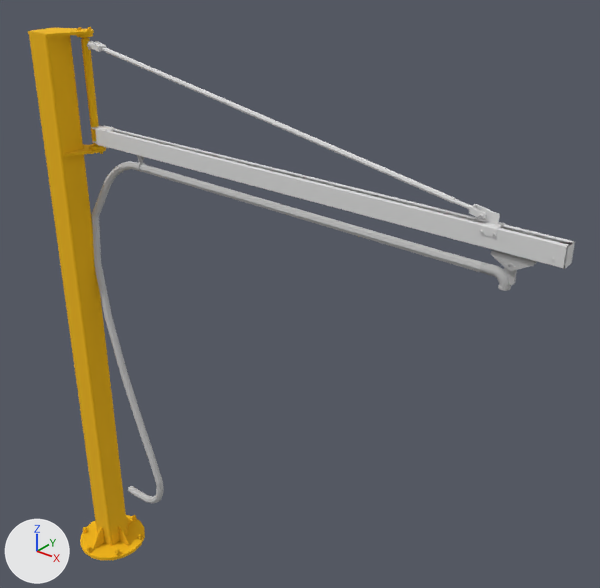
What one commit did to the FBX model models/aardwolf_all_part_Over Braced Jib Crane - 3m-125kg@p1_-90_-141_0@p2_2956_-141_3105.fbx.
Camera for both pictures: a 50 mm lens placed at (4.31, -3.03, 4.58), pointed at (1.56, 0.4, 2.45). The axes (+X, +Y, +Z) are drawn at lower left. The lights are the same throughout. The picture after the commit comes second. Where no turn or scale is listed for an object, it has been applied to the vertices.

In view in the first picture: 'aardwolf_all_part_obj131', 'aardwolf_all_part_obj184', 'aardwolf_all_part_obj193', 'aardwolf_all_part_obj226', 'metal007'.
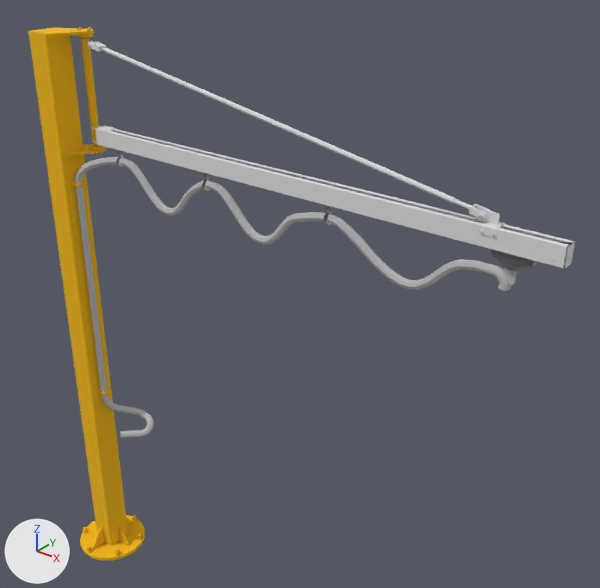
The newer file is also rescaled (x25.4) as a whole; pictures and numbers use the older file's frame.

Diff of the bpy script that builds the scene:
```diff
--- a/models/aardwolf_all_part_Over Braced Jib Crane - 3m-125kg@p1_-90_-141_0@p2_2956_-141_3105.fbx.py
+++ b/models/aardwolf_all_part_Over Braced Jib Crane - 3m-125kg@p1_-90_-141_0@p2_2956_-141_3105.fbx.py
@@ mat_empty_material_003 @@
+mat_empty_material_003 = principled_material('Empty material.003')
+mat_empty_material_003.base_color = (0.5, 0.5, 0.5)  # grey #bcbcbc
+mat_empty_material_003.roughness = 0.0
@@ mat_empty_material_002 @@
+mat_empty_material_002 = principled_material('Empty material.002')
+mat_empty_material_002.base_color = (0.5, 0.5, 0.5)  # grey #bcbcbc
+mat_empty_material_002.roughness = 0.0
@@ mat_material__677_001 @@
+mat_material__677_001 = principled_material('Material #677.001')
+mat_material__677_001.base_color = (0.749, 0.749, 0.749)  # light grey #e0e0e0
+mat_material__677_001.roughness = 1.0
@@ mat_material__12_001 @@
+mat_material__12_001 = principled_material('Material #12.001')
+mat_material__12_001.base_color = (0.906, 0.49, 0.0)  # yellow #f4ba00
+mat_material__12_001.roughness = 1.0
@@ me_mesh_004_1 @@
+me_mesh_004_1.from_pydata(...)  # 1437 vertices, 2554 faces; spans x -1.52..1.2, y -0.03..0.03, z 0.15..0.36
+# faces by material slot: [2108, 432, 14]
+me_mesh_004_1.materials.append(mat_material__677_001)  # light grey #e0e0e0
+me_mesh_004_1.materials.append(mat_empty_material_002)  # grey #bcbcbc
+me_mesh_004_1.materials.append(mat_empty_material_003)  # grey #bcbcbc
@@ me_mesh_005 @@
+me_mesh_005.from_pydata(...)  # 448 vertices, 892 faces; spans x -1.27..1.17, y -0.02..0.02, z 0.0..0.28
+# faces by material slot: [886, 6]
+me_mesh_005.materials.append(mat_empty_material)  # grey #bcbcbc
+me_mesh_005.materials.append(mat_empty_material_001)  # grey #bcbcbc
@@ me_mesh_006 @@
+me_mesh_006.from_pydata(...)  # 52 vertices, 96 faces; spans x 0.0..0.05, y -0.04..0.04, z -2.43..-0.88
+me_mesh_006.materials.append(mat_material__12_001)  # yellow #f4ba00
@@ me_mesh_003_1 @@
+me_mesh_003_1.from_pydata(...)  # 192 vertices, 380 faces; spans x -0.15..0.14, y -0.02..0.25, z -0.89..1.18
+# faces by material slot: [374, 6]
+me_mesh_003_1.materials.append(mat_empty_material)  # grey #bcbcbc
+me_mesh_003_1.materials.append(mat_empty_material_001)  # grey #bcbcbc
@@ ob_metal007 @@
-ob_metal007 = bpy.data.objects.new('metal007', me_mesh_004)
-ob_metal007.location = (1.782, 0.142, 3.219)
@@ ob_aardwolf_all_part_obj131 @@
-ob_aardwolf_all_part_obj131 = bpy.data.objects.new('aardwolf_all_part_obj131', me_mesh)
-ob_aardwolf_all_part_obj131.location = (0.09, 0.0, 0.302)
@@ ob_aardwolf_all_part_obj308 @@
+ob_aardwolf_all_part_obj308 = bpy.data.objects.new('aardwolf_all_part_obj308', me_mesh_004_1)
+ob_aardwolf_all_part_obj308.location = (1.853, 0.141, 2.835)
@@ ob_shape141 @@
+ob_shape141 = bpy.data.objects.new('Shape141', me_mesh_005)
+ob_shape141.location = (1.644, 0.142, 2.836)
@@ ob_aardwolf_all_part_obj311 @@
+ob_aardwolf_all_part_obj311 = bpy.data.objects.new('aardwolf_all_part_obj311', me_mesh_006)
+ob_aardwolf_all_part_obj311.location = (0.09, -0.001, 3.825)
@@ ob_shape107 @@
+ob_shape107 = bpy.data.objects.new('Shape107', me_mesh_003_1)
+ob_shape107.location = (0.241, 0.0, 1.93)
```

Changed parts and their boxes (x1, y1, x2, y2) in the pictures (600 x 588 px):
'aardwolf_all_part_obj131', deleted
    before: (91, 161, 482, 504)
'Shape141', added
    after: (119, 158, 482, 290)
'Shape107', added
    after: (75, 157, 154, 438)
'aardwolf_all_part_obj308', added
    after: (116, 150, 537, 291)
    faces in mat_material__677_001 (light grey #e0e0e0): (116, 150, 537, 271)
    faces in mat_empty_material_002 (grey #bcbcbc): (480, 262, 517, 291)
'metal007', deleted
    before: (137, 155, 537, 291)
    faces in mat_empty_material (grey #bcbcbc): (137, 155, 537, 291)
'aardwolf_all_part_obj311', added
    after: (71, 181, 108, 395)
